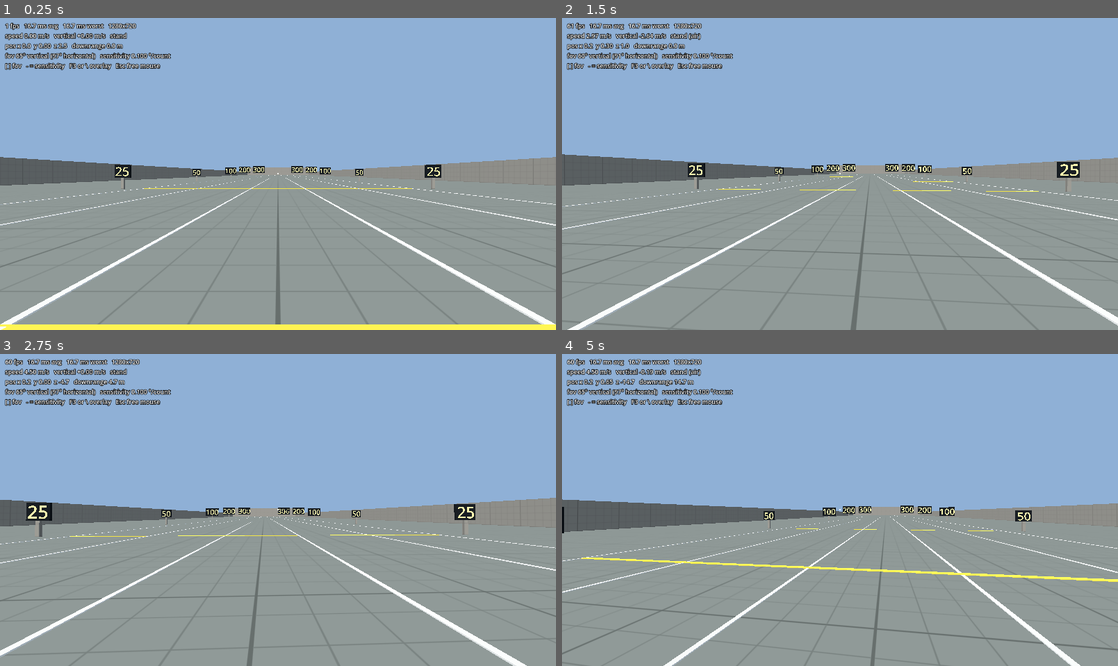
Above: before the commit, frames 1-4 (two rows, left to right).
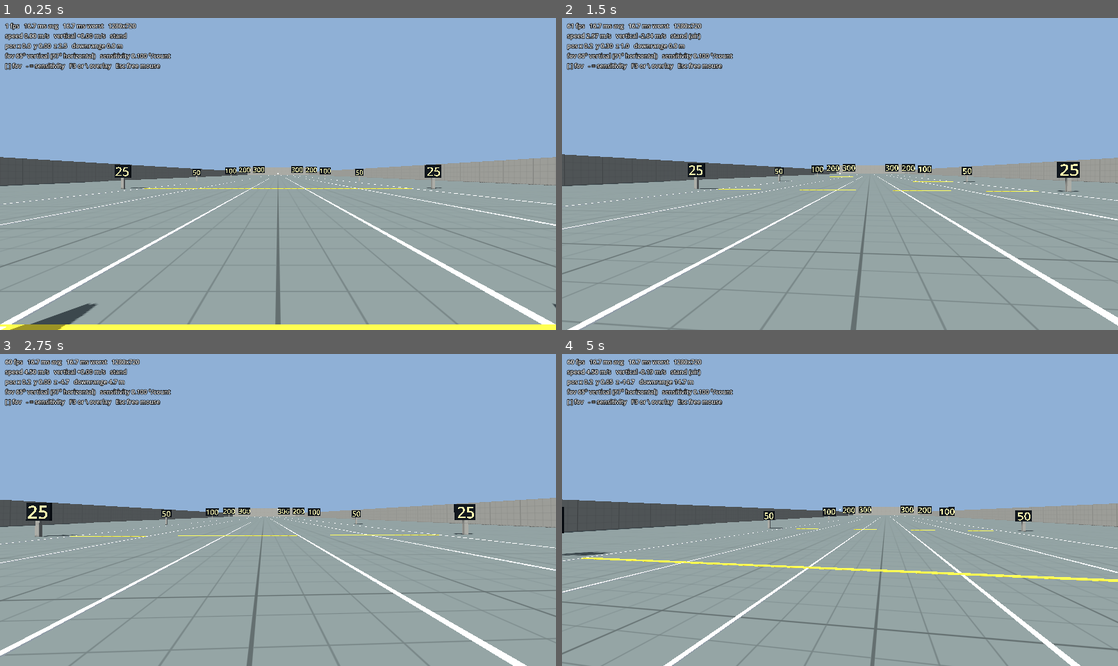
Above: after the commit, the same moments.

Repository: SamGon24/shooting-range
Game: Godot game, scene res://range/range.tscn
Same seed, same stepped clock (60 frames per second), same inputs: the game is played once before the commit and once after it.
Inputs (mouse positions are in pixels of both pictures, inside the frame that each line leads up to):
- Up to frame 1 (0.25 s): no input
- Up to frame 2 (1.5 s): tap Enter at 0.5 s; move the mouse to (867, 170) at 0.52 s; hold Ctrl (crouch) 0.53-1.28 s; hold W (move_forward) from 0.53 s (still down); click (867, 170) at 0.67 s; tap Space (jump) at 0.77 s; move the mouse to (812, 174) at 1.27 s; tap [ (fov_decrease) at 1.35 s
- Up to frame 3 (2.75 s): keep holding W (move_forward); tap Space (jump) at 1.52 s; move the mouse to (289, 503) at 2.02 s; hold ] (fov_increase) from 2.03 s (still down)
- Up to frame 4 (5 s): keep holding W (move_forward); move the mouse to (834, 513) at 2.77 s; release ] (fov_increase) at 2.78 s; tap - (sensitivity_decrease) at 2.85 s; click (834, 513) at 2.92 s; tap Space (jump) at 3.02, 3.77, 4.52 s; move the mouse to (878, 513) at 3.52 s; hold = (sensitivity_increase) 3.53-4.28 s; move the mouse to (795, 506) at 4.27 s; tap Shift (sprint) at 4.35 s

The runs differ from the first frame. In frame 1, 0.8% of the frame differs, in the area x 0-100%, y 52-100%; in frame 2, 0.3%; in frame 3, 0.3%; in frame 4, 0.4%.

Commit message:
render: re-enable sun shadow under Compatibility
The sun shadow was only off because Mobile misrendered it on the target
GPU while the camera turned upward. Under Compatibility the same
jerky-camera capture and the static pitched poses are clean, so turn it
back on (2 splits, 60 m).

Compatibility adds a shadow-casting light in a separate pass, which
brightens lit surfaces, so lower sun energy 1.2 -> 0.6 and ambient
energy 0.75 -> 0.6 to keep the ground at the same mid grey.

Diff:
--- a/firing-range/range/range.tscn
+++ b/firing-range/range/range.tscn
@@ -11,7 +11,7 @@
 background_color = Color(0.56, 0.69, 0.84, 1)
 ambient_light_source = 2
 ambient_light_color = Color(0.66, 0.72, 0.8, 1)
-ambient_light_energy = 0.75
+ambient_light_energy = 0.6
 reflected_light_source = 1
 tonemap_mode = 2
 
@@ -23,7 +23,10 @@
 
 [node name="Sun" type="DirectionalLight3D" parent="."]
 transform = Transform3D(0.819152, 0.439385, -0.368688, 0, 0.642788, 0.766044, 0.573576, -0.627507, 0.526541, 0, 20, 0)
-light_energy = 1.2
+light_energy = 0.6
+shadow_enabled = true
+directional_shadow_mode = 1
+directional_shadow_max_distance = 60.0
 
 [node name="Player" parent="." instance=ExtResource("2_player")]
 transform = Transform3D(1, 0, 0, 0, 1, 0, 0, 0, 1, 0, 0, 2.5)
